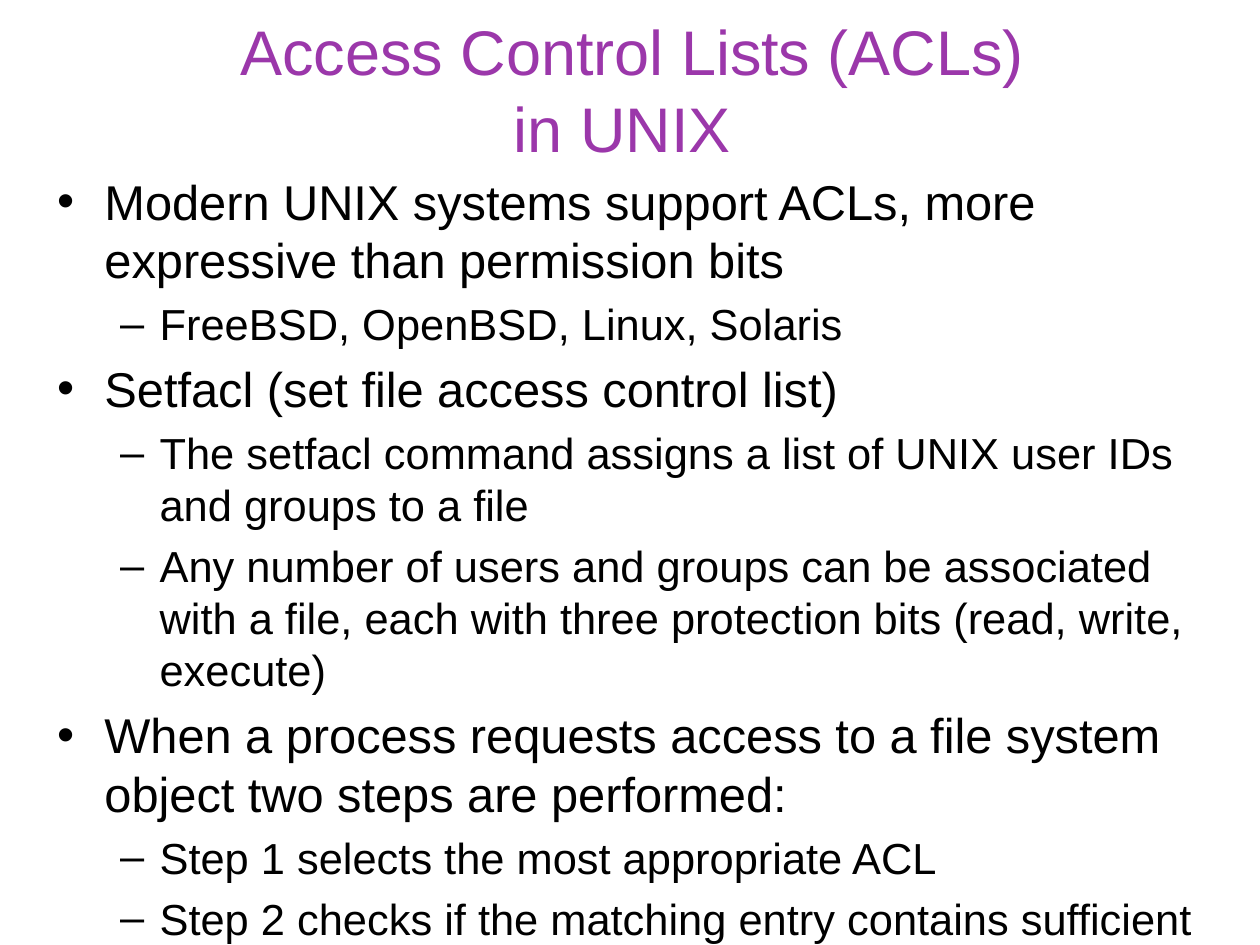
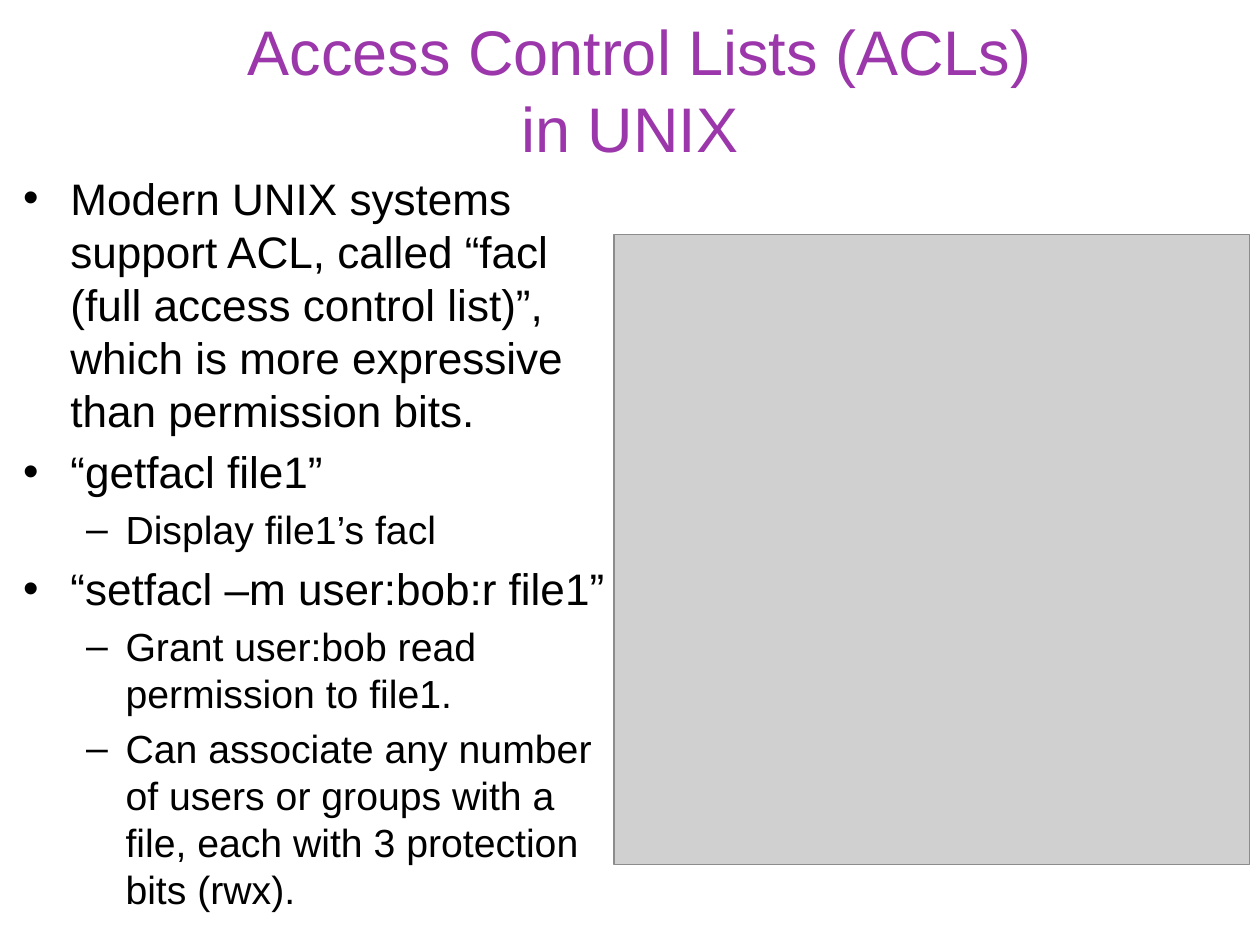
Before and after one commit to gulaoshi/gu.github.io, a slide deck: slide 19 of InfoSec/PPTs/L4-CH04-Access Control.pptx. Drawn at 1260x945 pixels with LibreOffice and Linux fonts; fonts in the diff are those of the drawing; grey boxes stand for pictures. Boxes give left, top, right and bottom in pixels: in the first picture for what was removed or moved away, otherwise in the second. Text is boxed around its words. In the diff, an @@ line names an element or a change of style, - is before the commit and + after.

```diff
--- a/InfoSec/PPTs/L4-CH04-Access Control.pptx
+++ b/InfoSec/PPTs/L4-CH04-Access Control.pptx
@@ title "Access Control Lists (ACLs) in ...": place and size @@
-title "Access Control Lists (ACLs) in ..." at [240, 29, 1024, 153]
+title "Access Control Lists (ACLs) in ..." at [248, 29, 1031, 153]
@@ text at [70, 183, 605, 912]: text changed; size 24.8 to 25.2 pt @@
-• Modern UNIX systems support ACLs, more expressive than permission bits
-  – FreeBSD, OpenBSD, Linux, Solaris
-• Setfacl (set file access control list)
-  – The setfacl command assigns a list of UNIX user IDs and groups to a file
-  – Any number of users and groups can be associated with a file, each with three protection bits (read, write, execute)
-• When a process requests access to a file system object two steps are performed:
-  – Step 1 selects the most appropriate ACL
-  – Step 2 checks if the matching entry contains sufficient permissions
+• Modern UNIX systems support ACL, called “facl (full access control list)”, which is more expressive than permission bits.
+• “getfacl file1”
+  – Display file1’s facl
+• “setfacl –m user:bob:r file1”
+  – Grant user:bob read permission to file1.
+  – Can associate any number of users or groups with a file, each with 3 protection bits (rwx).
@@ picture added at [614, 234, 1249, 864] @@
```
